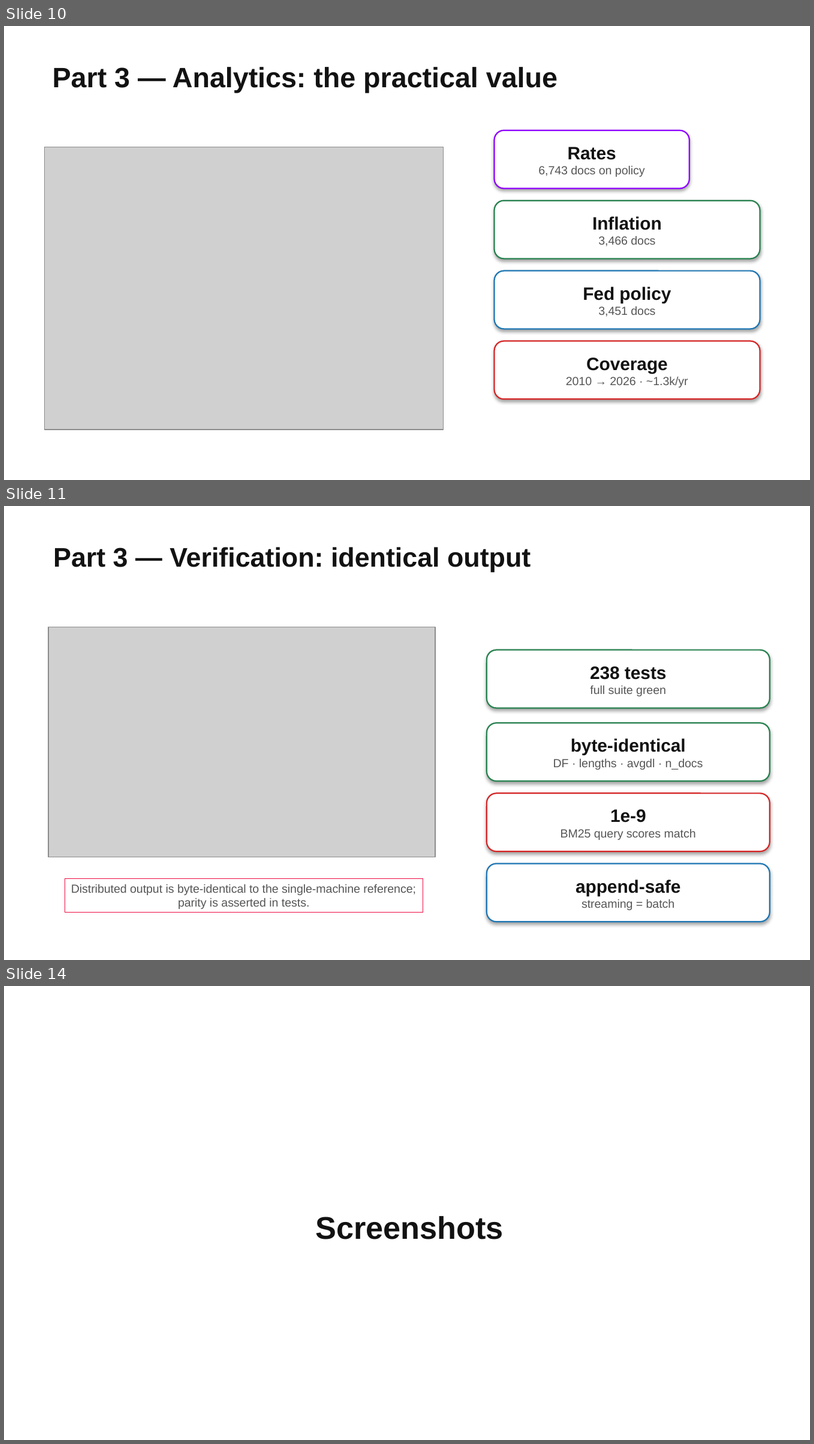
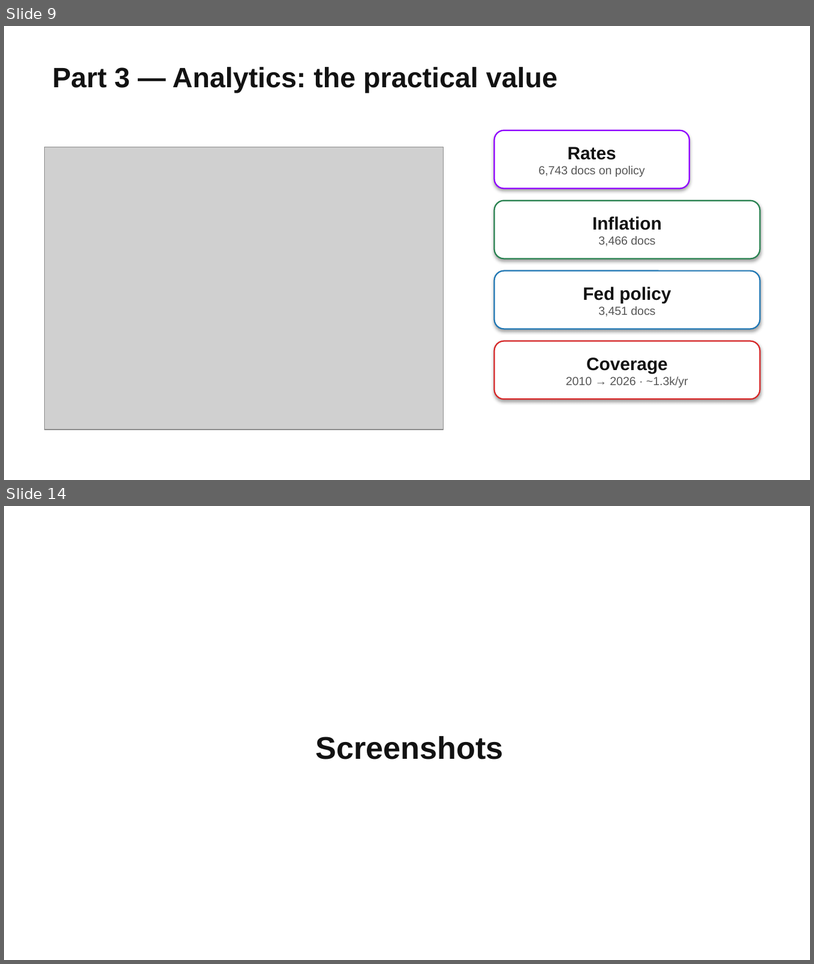
Before and after one commit to Sqaard/Portfolio-Aware-Search, a slide deck: presentations/BigData_ITMO.pptx. Shown one above the other, each under a label of ours: slides 10, 11 and 14 before the commit, slides 9 and 14 after it; the slides between them are not shown. The pictures are 814x1444 and 814x964 pixels, drawn with LibreOffice and Linux fonts; fonts in the diff are those of the drawing; grey boxes stand for pictures; background and template pictures are left out. Boxes give left, top, right and bottom in pixels: in the first picture for what was removed or moved away, otherwise in the second. Text is boxed around its words. In the diff, an @@ line names an element or a change of style, - is before the commit and + after.

```diff
--- a/presentations/BigData_ITMO.pptx
+++ b/presentations/BigData_ITMO.pptx
@@ slide 11 removed at (4,506,810,960), background picture (left out) @@
@@ title removed at (53,547,531,572) @@
-Part 3 — Verification: identical output
@@ picture removed at (48,627,435,857) @@
@@ rounded rectangle removed at (487,649,770,708) @@
-238 tests
-full suite green
@@ rounded rectangle removed at (487,723,770,781) @@
-byte-identical
-DF · lengths · avgdl · n_docs
@@ rounded rectangle removed at (487,793,770,851) @@
-1e-9
-BM25 query scores match
@@ rounded rectangle removed at (487,863,770,921) @@
-append-safe
-streaming = batch
@@ rectangle removed at (65,879,423,912) @@
-Distributed output is byte-identical to the single-machine reference; parity is asserted in tests.
@@ what was slide 10 is now slide 9 @@
```
Also in this commit, not shown: 2 slides changed, 2 slides added, 1 other slide removed.
